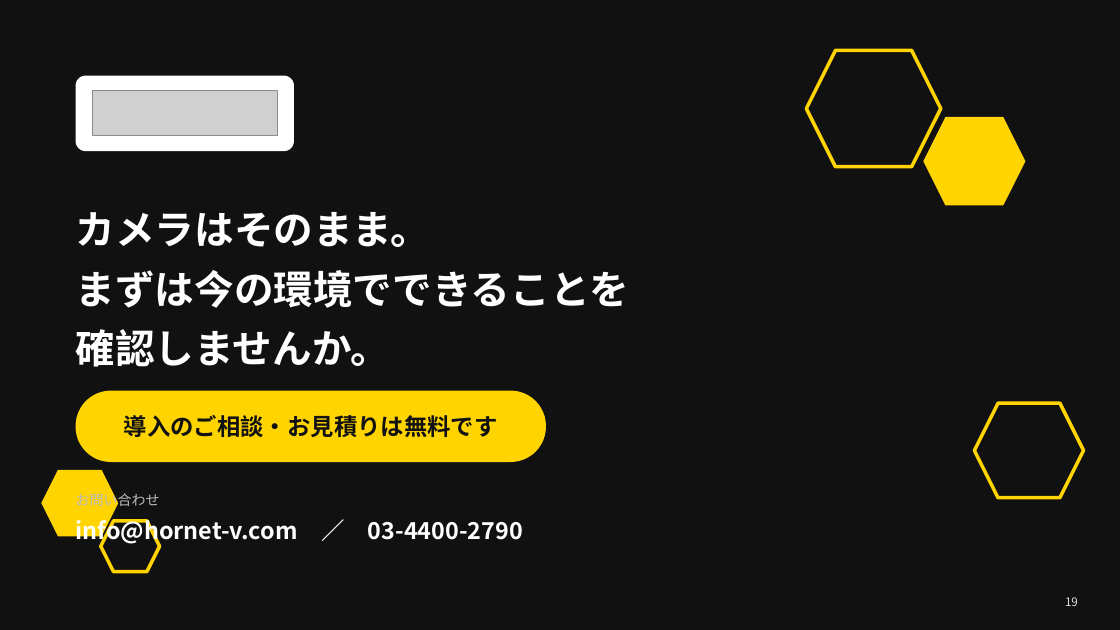
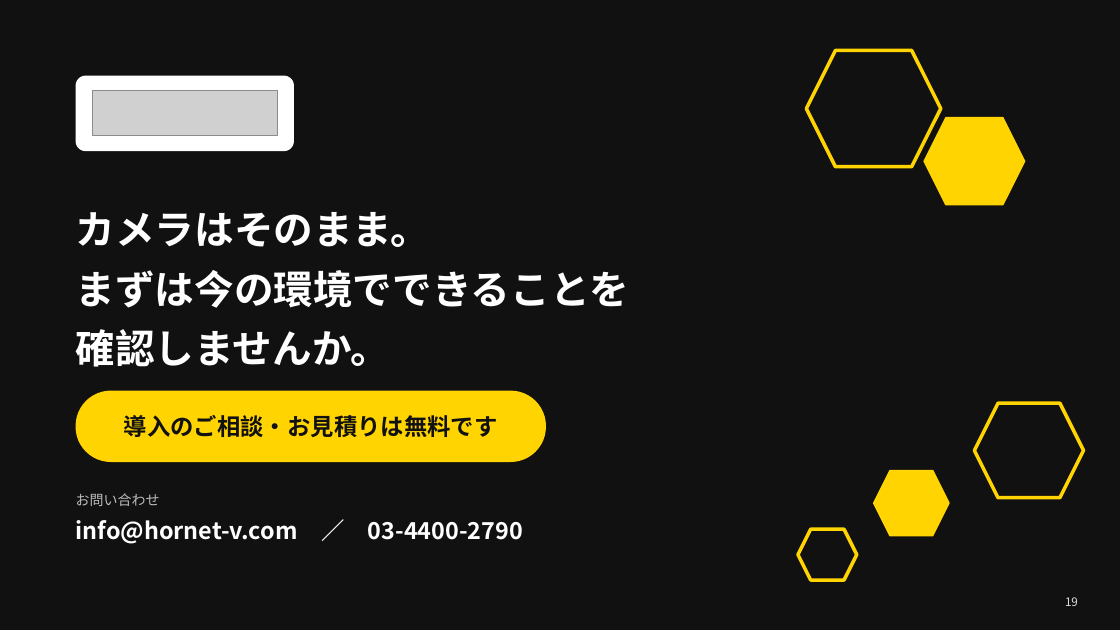
Before and after one commit to kuhara9898amb/AIInfinity, a slide deck: slide 19 of canva/hachinos/HACHINOS_presentation.pptx. Drawn at 1120x630 pixels with LibreOffice and Linux fonts; fonts in the diff are those of the drawing; grey boxes stand for pictures. Boxes give left, top, right and bottom in pixels: in the first picture for what was removed or moved away, otherwise in the second. Text is boxed around its words. In the diff, an @@ line names an element or a change of style, - is before the commit and + after.

```diff
--- a/canva/hachinos/HACHINOS_presentation.pptx
+++ b/canva/hachinos/HACHINOS_presentation.pptx
@@ hexagon moved from (x1=42, y1=471, x2=118, y2=536) to (x1=874, y1=471, x2=949, y2=536) @@
@@ hexagon moved from (x1=101, y1=521, x2=160, y2=572) to (x1=798, y1=529, x2=857, y2=581) @@
```
Also in this commit, not shown: 6 other slides changed, 1 other file.
